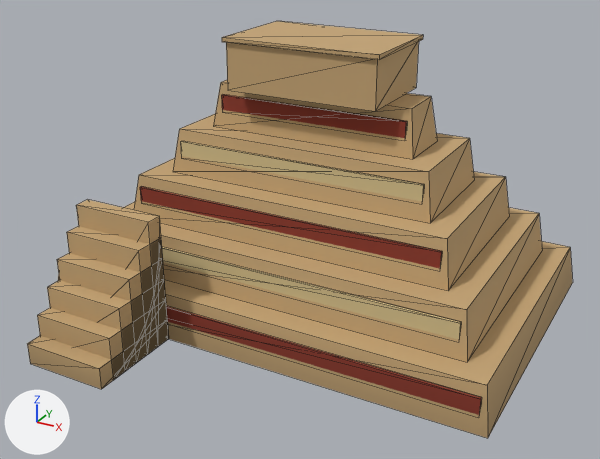
Renders of the glTF model src/assets/architecture/moche/moche_huaca_lod0.glb from each side of a commit.
Camera for both pictures: a 50 mm camera at (18.7, -36.4, 21.8) aimed at (0.5, -3.2, 5.2). Lighting does not change. The marker at lower left points along +X, +Y and +Z. The older version comes first. Mesh edges are drawn as thin lines. Where no turn or scale is listed for an object, it has been applied to the vertices. Vertices at exactly the same position are counted once.

Names of what the first picture shows: 'GEO-Arch_moche_huaca_LOD0'.
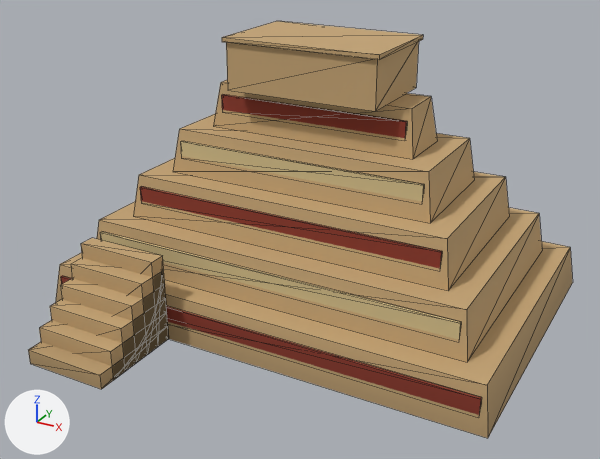
Changed parts and their boxes (x1, y1, x2, y2) in the pictures (600 x 459 px; the box of a moved part takes in the faces that stretch with it):
'GEO-Arch_moche_huaca_LOD0', reshaped: before (27, 21, 573, 438); after (28, 21, 573, 438)
part 1 of me_geo_arch_moche_huaca_lod0, moved or reshaped: before (27, 200, 169, 389); after (28, 238, 169, 389)

The change, as a diff of the scene's bpy script:
```diff
--- a/src/assets/architecture/moche/moche_huaca_lod0.glb.py
+++ b/src/assets/architecture/moche/moche_huaca_lod0.glb.py
@@ me_geo_arch_moche_huaca_lod0 @@
 me_geo_arch_moche_huaca_lod0.from_pydata(...)  # 142 vertices, 190 faces; spans x -12.0..12.0, y -10.5..10.5, z -7.1..7.1
 # used by ob_geo_arch_moche_huaca_lod0; location = (0.0, -2.5, 7.06)
+# me_geo_arch_moche_huaca_lod0 part 1: the loose piece of 38 vertices spanning x -8.8..-4.4, y -10.5..-5.5, z -7.1..-0.4 is scaled about its middle by (1, 1, 0.69), then moved by (0.0, 0.0, -1.0)
 me_geo_arch_moche_huaca_lod0.materials.append(mat_mat_arch_mocheadobe)
```
